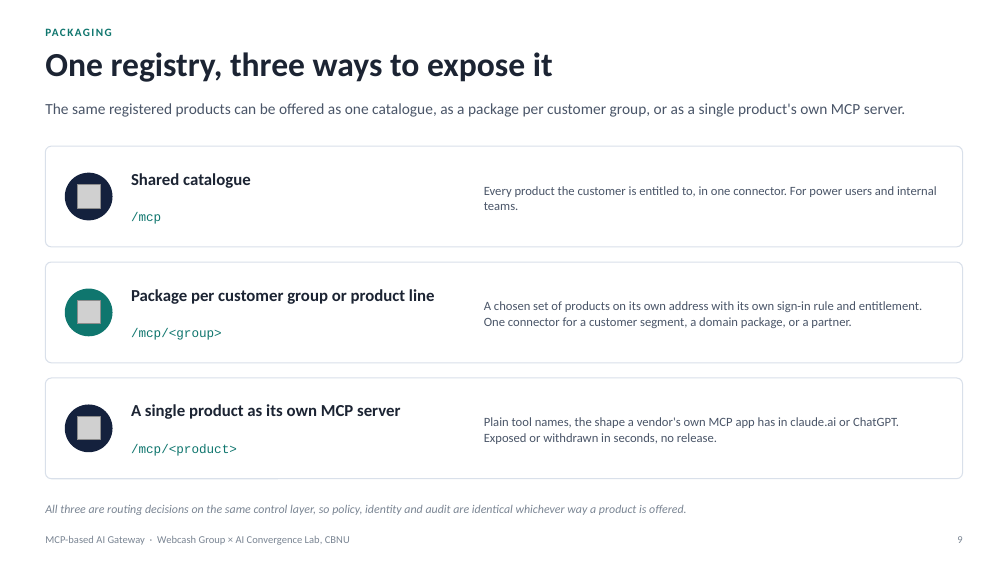
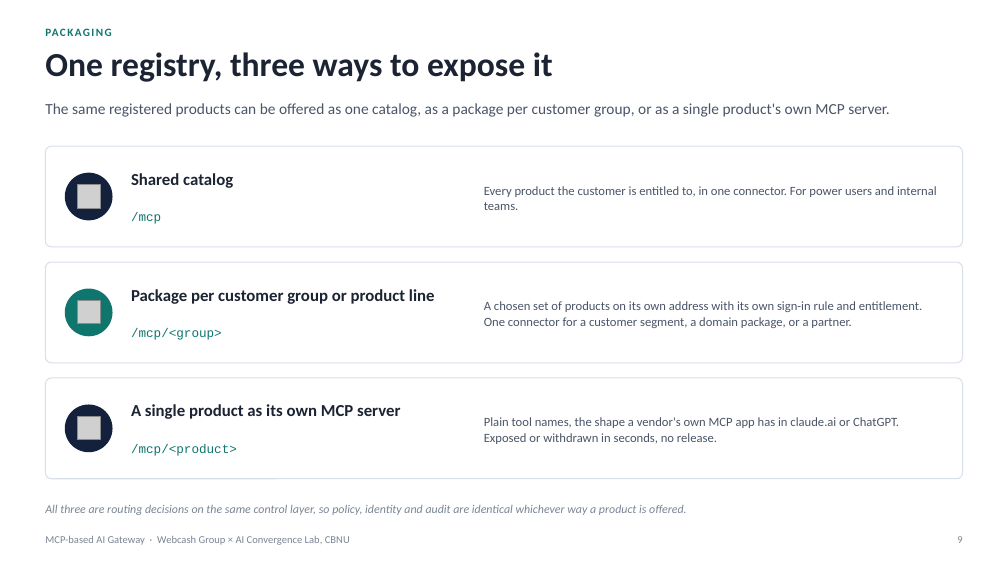
Before and after one commit to Chansokheang/MCP_Server_Portal, a slide deck: slide 9 of docs/webcash-ai-gateway-concept.pptx. Drawn at 1008x567 pixels with LibreOffice and Linux fonts; fonts in the diff are those of the drawing; grey boxes stand for pictures. Boxes give left, top, right and bottom in pixels: in the first picture for what was removed or moved away, otherwise in the second. Text is boxed around its words. In the diff, an @@ line names an element or a change of style, - is before the commit and + after.

```diff
--- a/docs/webcash-ai-gateway-concept.pptx
+++ b/docs/webcash-ai-gateway-concept.pptx
@@ text at (45, 103, 889, 117): text changed @@
-The same registered products can be offered as one catalogue, as a package per customer group, or as a single product's own MCP server.
+The same registered products can be offered as one catalog, as a package per customer group, or as a single product's own MCP server.
@@ text at (131, 173, 233, 188): text changed @@
-Shared catalogue
+Shared catalog
```
Also in this commit, not shown: 8 other slides changed, 1 other file.
